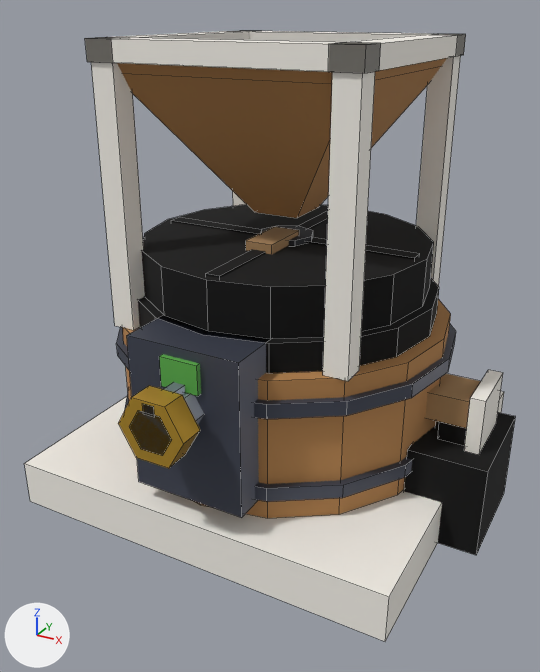
Before and after pictures for a commit that changed the Blender file assets/managed-models/mill-interior/millstone/millstone.blend.
One viewpoint serves both versions: a camera (50 mm lens) standing at (0.717, -1.376, 1.01) and looking at (-0.004, -0.065, 0.354). Lighting does not change. The marker at lower left points along +X, +Y and +Z. The first picture is the older version. Mesh edges are drawn as thin lines.

Names of what the first picture shows: 'millstone', 'spin-up', 'spin-y'.
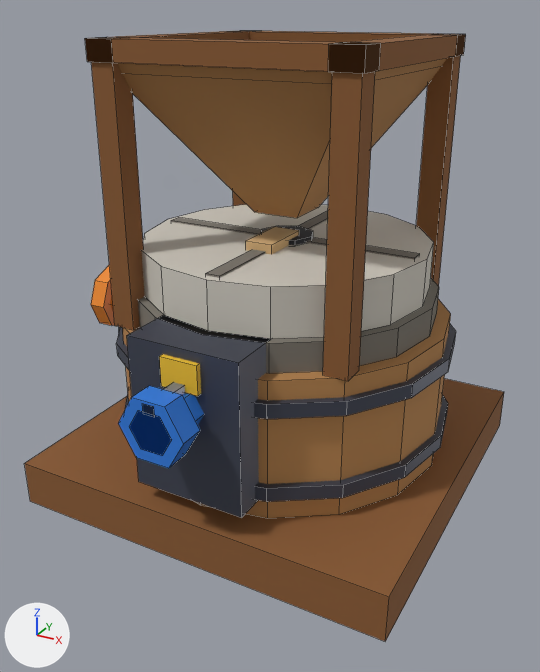
Patch to the scene script:
```diff
--- a/assets/managed-models/mill-interior/millstone/millstone.blend.py
+++ b/assets/managed-models/mill-interior/millstone/millstone.blend.py
@@ me_millstone @@
 # used by ob_millstone; location = (0.0, 0.0, 0.0)
-me_millstone.from_pydata(...)  # 272 vertices, 180 faces; spans x -0.42..0.5, y -0.42..0.42, z 0.0..0.96
+me_millstone.from_pydata(...)  # 320 vertices, 208 faces; spans x -0.5..0.42, y -0.42..0.5, z 0.0..0.96
+# me_millstone part 1: a new loose piece, an 8-sided cylinder along x spanning x -0.5..-0.46, y -0.08..0.08, z 0.26..0.42, in mat_m_millstone
+# me_millstone part 2: the loose piece of 8 vertices spanning x 0.3..0.46, y -0.05..0.05, z 0.24..0.3 is deleted
+# me_millstone part 3: the loose piece of 8 vertices spanning x 0.38..0.46, y -0.05..0.05, z 0.2..0.24 is deleted
+# me_millstone part 4: the loose piece of 8 vertices spanning x 0.44..0.47, y -0.07..0.07, z 0.2..0.32 is deleted
+# me_millstone part 5: the loose piece of 8 vertices spanning x 0.34..0.5, y -0.12..0.12, z 0.0..0.2 is deleted
+# me_millstone part 6: 156 kept faces spanning x -0.42..0.42, y -0.42..0.42, z 0.0..0.96 get new texture (UV) coordinates
+# other edits to the shape of me_millstone do not show in these pictures
 me_millstone.materials.append(mat_m_millstone)
@@ me_spin_up @@
 me_spin_up.from_pydata(...)  # 64 vertices, 40 faces; spans x -0.31..0.31, y -0.31..0.31, z -0.04..0.07
 # used by ob_spin_up; parent = ob_millstone; location = (0.0, 0.0, 0.5)
+# me_spin_up part 7: texture (UV) coordinates of 40 of 40 faces, centred in x -0.298..0.298, y -0.298..0.298, z -0.04..0.07, changed; they spanned u 0.44..0.56, v 0.25..0.75 and now span u 0.44..0.56, v 0.5..0.83
 me_spin_up.materials.append(mat_m_spin_up)
@@ me_spin_y @@
 me_spin_y.from_pydata(...)  # 32 vertices, 22 faces; spans x -0.07..0.07, y -0.5..-0.28, z -0.061..0.061
 # used by ob_spin_y; parent = ob_millstone; location = (0.0, 0.0, 0.34)
+# me_spin_y part 8: texture (UV) coordinates of 22 of 22 faces, centred in x -0.053..0.053, y -0.5..-0.28, z -0.061..0.061, changed; they spanned u 0.06..0.56, v 0.75..0.75 and now span u 0.19..0.69, v 0.5..0.83
 me_spin_y.materials.append(mat_m_spin_y)
```

Where the change shows, as pixel boxes [x1, y1, x2, y2] in the pictures (540 x 672 px):
'millstone', reshaped
    before: [24, 31, 516, 642]
    after: [24, 31, 504, 642]
part 1 of me_millstone, added (orange)
    after: [91, 265, 115, 326]
part 2 of me_millstone, deleted (brown)
    before: [425, 374, 481, 428]
part 3 of me_millstone, deleted
    before: [438, 422, 467, 446]
part 4 of me_millstone, deleted
    before: [464, 370, 503, 455]
part 5 of me_millstone, deleted
    before: [404, 412, 516, 555]
part 6 of me_millstone, surface changed (grey to brown)
    both: [24, 31, 504, 642]
part 7 of me_spin_up, surface changed (black to grey)
    both: [141, 204, 434, 339]
part 8 of me_spin_y, surface changed (yellow to blue)
    both: [118, 382, 204, 468]
